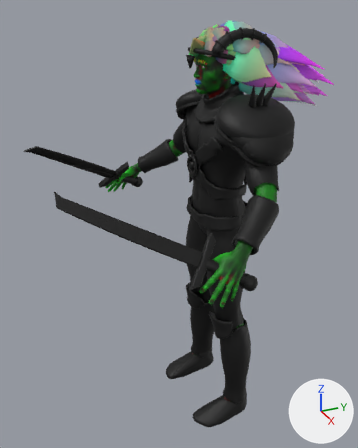
Renders of the glTF model public/models/gods/loki.glb from each side of a commit.
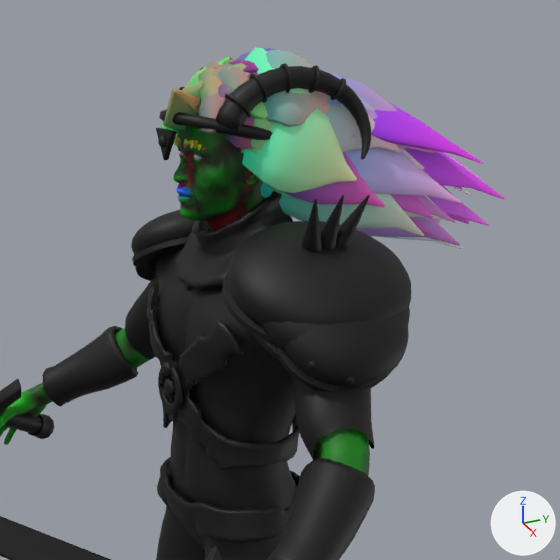
Old and new are each drawn whole from a 50 mm camera at (2.263, -1.292, 2.381) aimed at (-0.059, -0.247, 1.22) and again close up on the part from 33% to 100% of the width and 0% to 53% of the height. Lighting does not change. The marker at lower right points along +X, +Y and +Z. The older version's two pictures come first. Vertices at exactly the same position are counted once.

Script lines for the objects in view, before the commit:
```python
me_gorget = bpy.data.meshes.new('gorget')
me_gorget.from_pydata(...)  # 1372 vertices, 2748 faces; spans x -0.175..0.174, y -0.161..0.123, z 1.755..2.015
me_gorget.materials.append(mat_gold)
me_hair = bpy.data.meshes.new('hair')
me_hair.from_pydata(...)  # 10470 vertices, 17832 faces; spans x -0.179..0.177, y -0.227..0.588, z 1.818..2.279
me_hair.materials.append(mat_hair)
me_tunic = bpy.data.meshes.new('tunic')
me_tunic.from_pydata(...)  # 2137 vertices, 3987 faces; spans x -0.504..0.504, y -0.181..0.108, z 1.276..1.894
me_tunic.materials.append(mat_cloth)
ob_gorget = bpy.data.objects.new('gorget', me_gorget)
ob_gorget.location = (0.0, 0.0, 0.0)
ob_hair = bpy.data.objects.new('hair', me_hair)
ob_hair.location = (0.0, 0.0, 0.0)
ob_tunic = bpy.data.objects.new('tunic', me_tunic)
ob_tunic.location = (0.0, 0.0, 0.0)
# also in view: 'pauldron.R' at (-0.286, -0.011, 1.821); 'bracer.L' at (0.56, -0.156, 1.463); 'trousers' at (0.0, -0.021, 0.944); 'dagger_blade.L' at (0.49, -0.706, 1.508); 'harness' at (0.0, -0.038, 1.622)
```
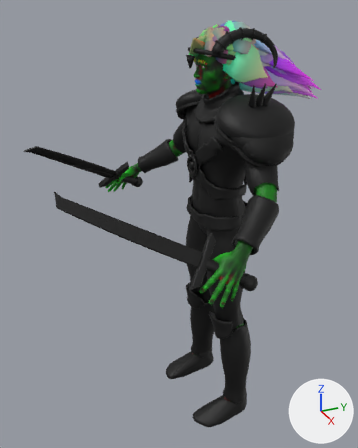
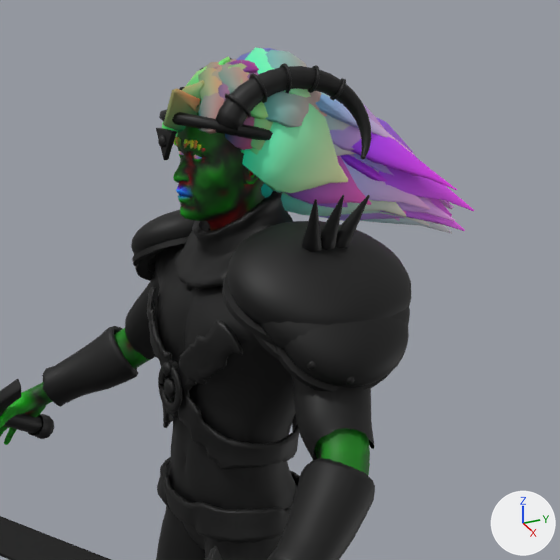
Where the change shows, as pixel boxes [x1, y1, x2, y2] in the close-ups (560 x 560 px; the box of a moved part takes in the faces that stretch with it):
'hair', reshaped (9% narrower, 7% shorter): before [162, 47, 505, 249]; after [162, 47, 474, 234]
part 1 of me_hair, moved or reshaped: before [261, 50, 505, 248]; after [261, 50, 474, 234]

The edits, one by one:
me_hair is used by ob_hair; location (0.0, 0.0, 0.0).
me_hair had 10470 vertices, 17832 faces and spanned x -0.179..0.177, y -0.227..0.588, z 1.818..2.279.
me_hair now has 10470 vertices, 17832 faces and spans x -0.144..0.151, y -0.227..0.593, z 1.846..2.279.
me_hair part 1: 7304 of 10470 vertices moved; they spanned x -0.179..0.177, y -0.059..0.588, z 1.818..2.274 and now span x -0.144..0.151, y -0.058..0.593, z 1.846..2.273; mean shift (-0.001, -0.005, -0.014); largest move (0.155, 0.423, 1.922) -> (0.019, 0.431, 1.929).
